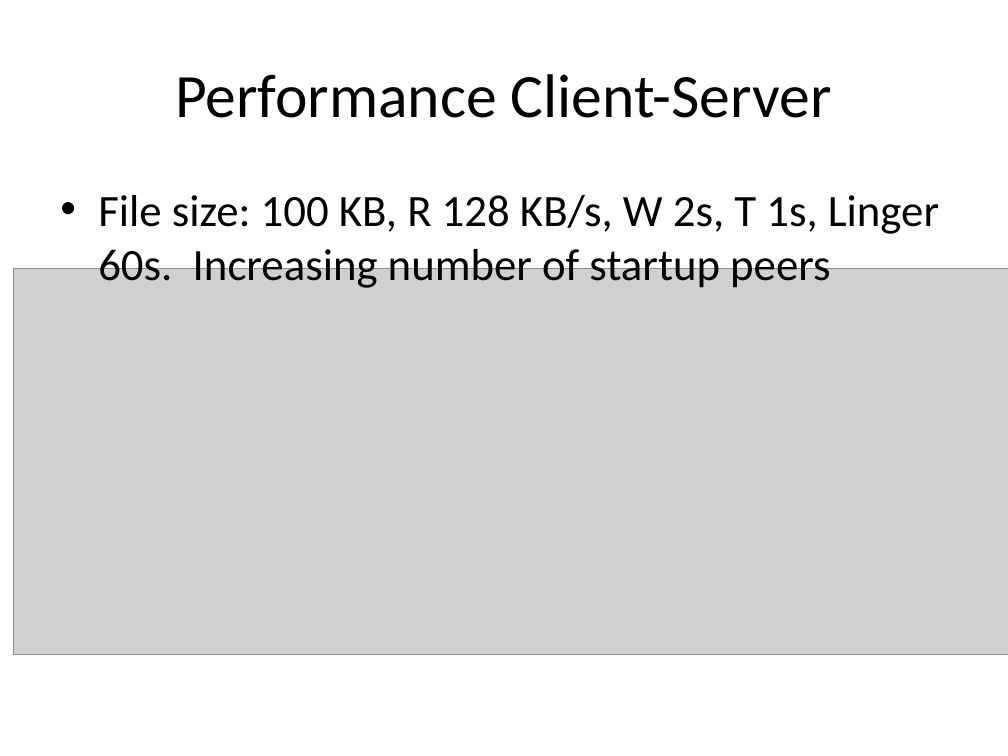
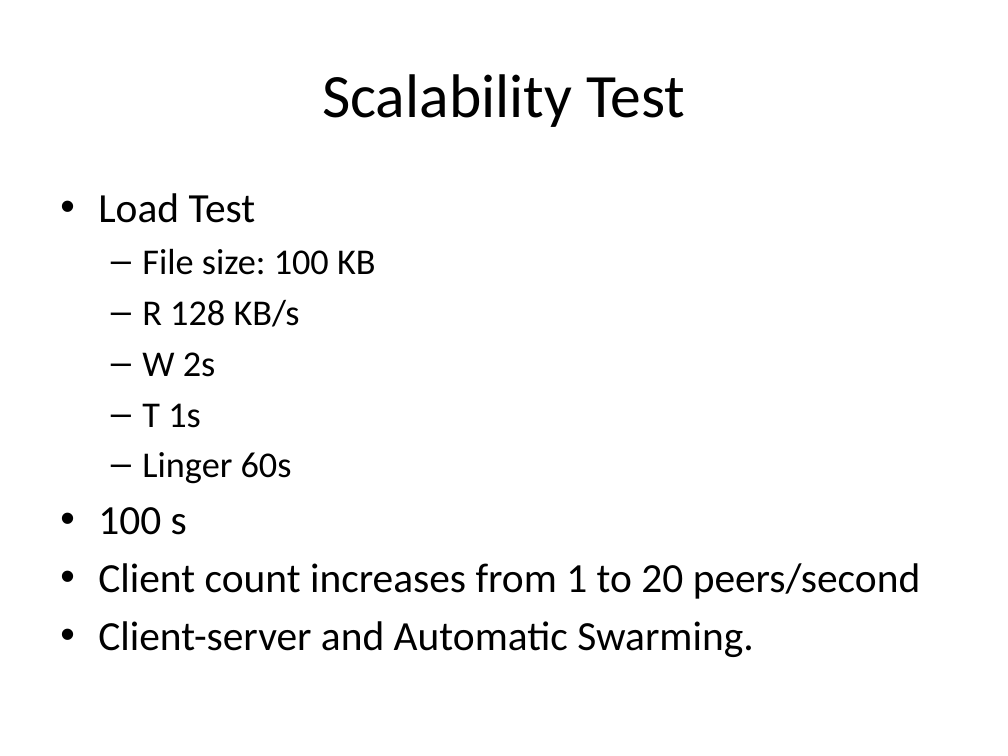
Before and after one commit to rdp/p2pwebclient, a slide deck: slide 19 of thesis_presentation/How to Make the Internet Faster.pptx (slide 18 before the commit). Drawn at 1008x756 pixels with LibreOffice and Linux fonts; fonts in the diff are those of the drawing; grey boxes stand for pictures. Boxes give left, top, right and bottom in pixels: in the first picture for what was removed or moved away, otherwise in the second. Text is boxed around its words. In the diff, an @@ line names an element or a change of style, - is before the commit and + after.

```diff
--- a/thesis_presentation/How to Make the Internet Faster.pptx
+++ b/thesis_presentation/How to Make the Internet Faster.pptx
@@ title at [322, 74, 685, 127]: text changed @@
-Performance Client-Server
+Scalability Test
@@ text at [98, 193, 921, 657]: text changed; size 32 to 29.6 pt @@
-• File size: 100 KB, R 128 KB/s, W 2s, T 1s, Linger 60s. Increasing number of startup peers
+• Load Test
+  – File size: 100 KB
+  – R 128 KB/s
+  – W 2s
+  – T 1s
+  – Linger 60s
+• 100 s
+• Client count increases from 1 to 20 peers/second
+• Client-server and Automatic Swarming.
@@ picture removed at [14, 269, 1008, 655] @@
```
Also in this commit, not shown: 10 other slides changed, 7 slides added, 10 slides removed.
